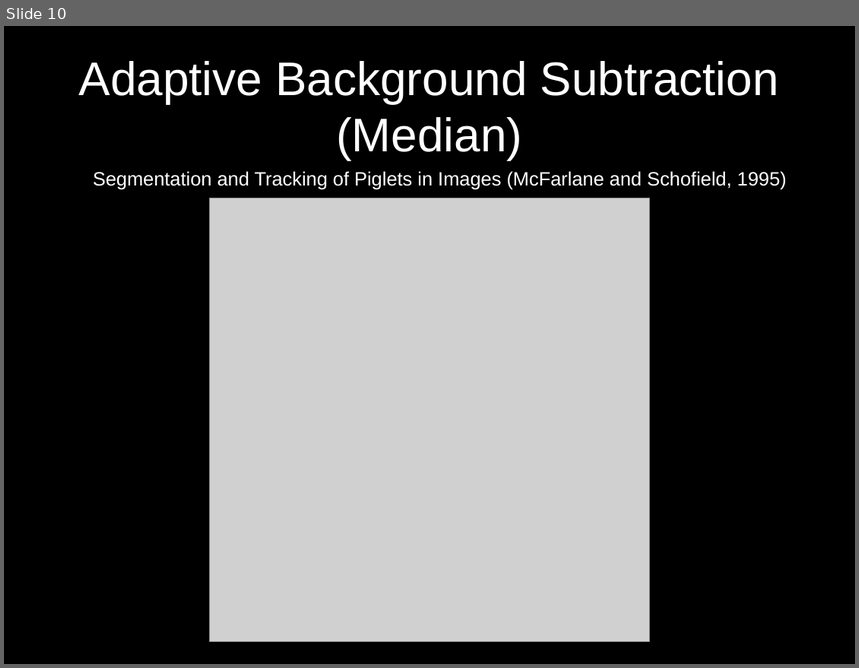
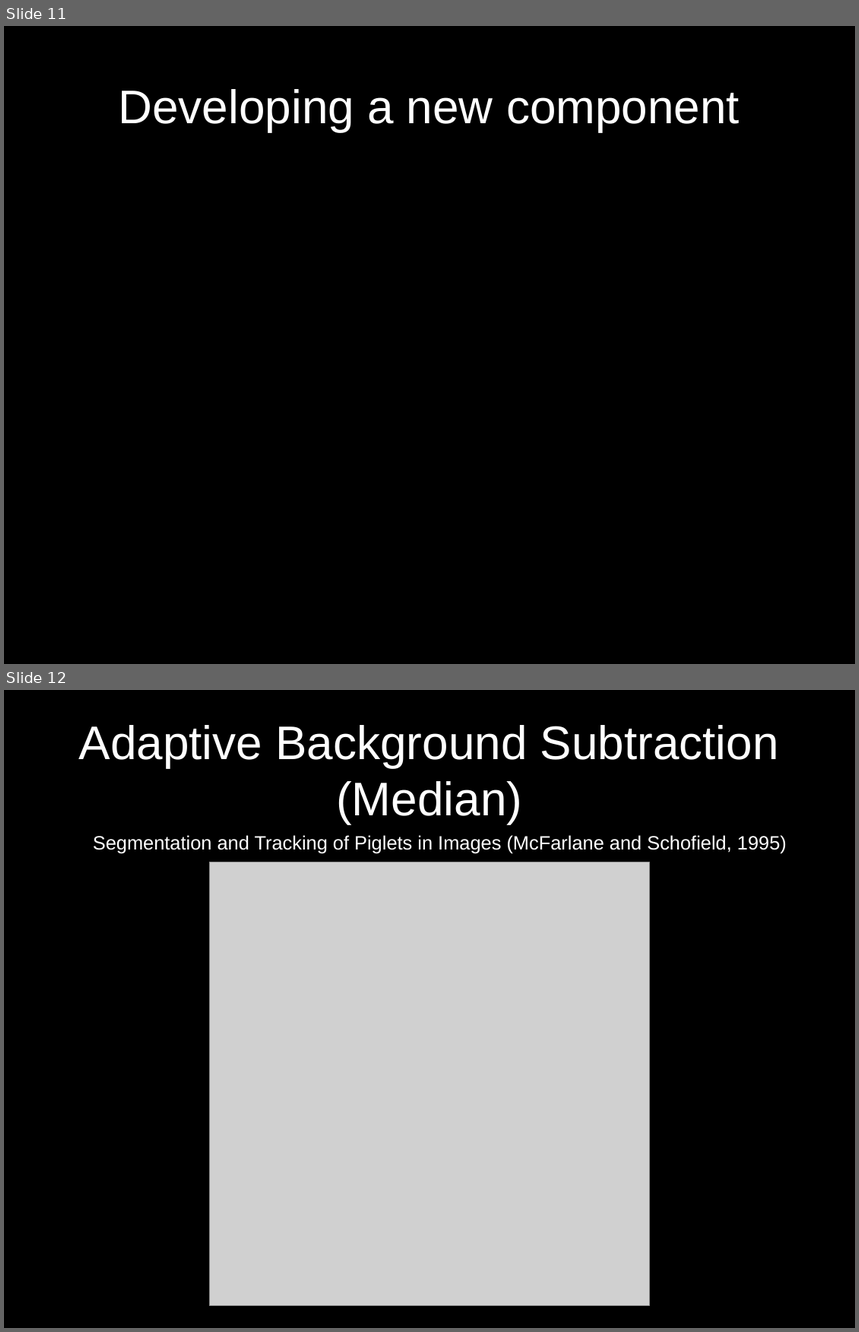
Before and after one commit to d28b/swistrack, a slide deck: Doc/tutorial.stefie10.06.2009/tutorialSlides.odp. Shown one above the other, each under a label of ours: slide 10 before the commit, slides 11 and 12 after it. The pictures are 859x668 and 859x1332 pixels, drawn with LibreOffice and Linux fonts; fonts in the diff are those of the drawing; grey boxes stand for pictures. Boxes give left, top, right and bottom in pixels: in the first picture for what was removed or moved away, otherwise in the second. Text is boxed around its words. In the diff, an @@ line names an element or a change of style, - is before the commit and + after.

```diff
--- a/Doc/tutorial.stefie10.06.2009/tutorialSlides.odp
+++ b/Doc/tutorial.stefie10.06.2009/tutorialSlides.odp
@@ slide 11 added at (4, 26, 855, 664), background #000000 @@
@@ title added at (119, 89, 740, 132), 44 pt, text #FFFFFF @@
+Developing a new component
@@ what was slide 10 is now slide 12 @@
```
Also in this commit, not shown: 1 slide changed, 9 other slides added, 1 slide removed, 3 other files.
